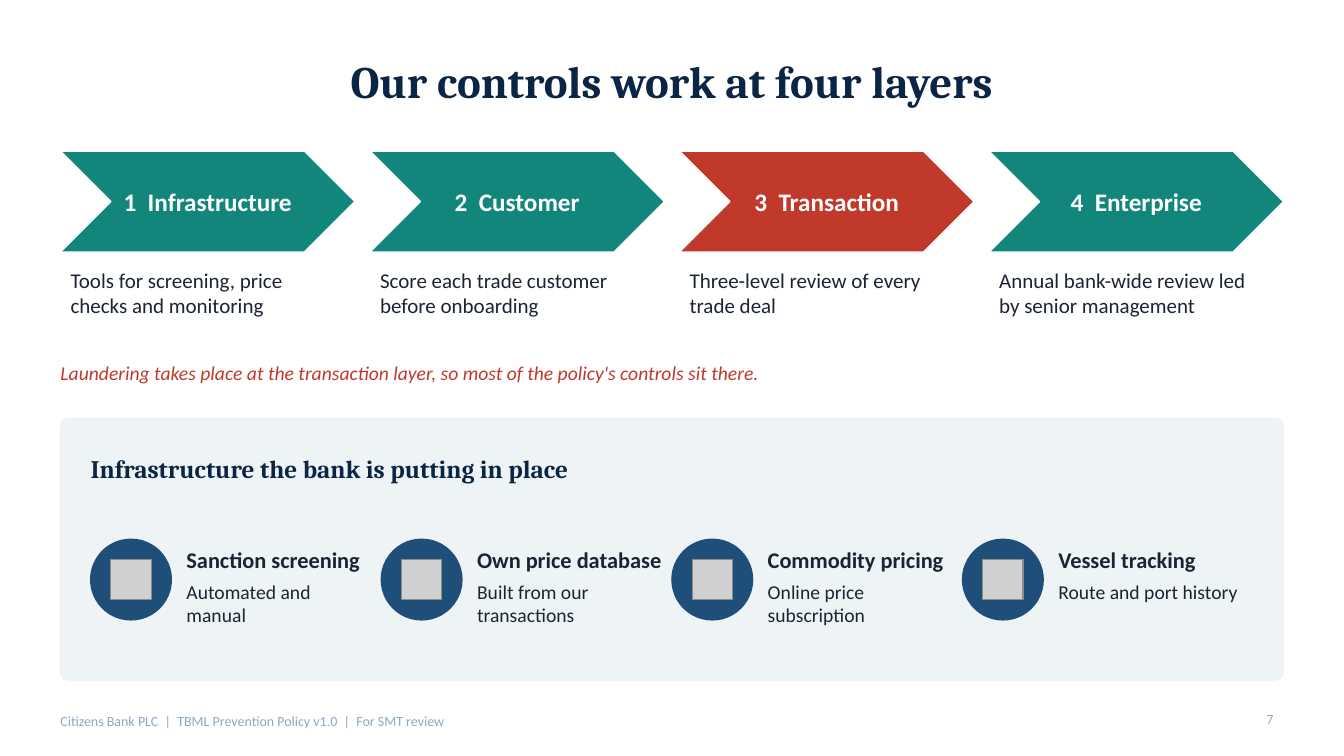
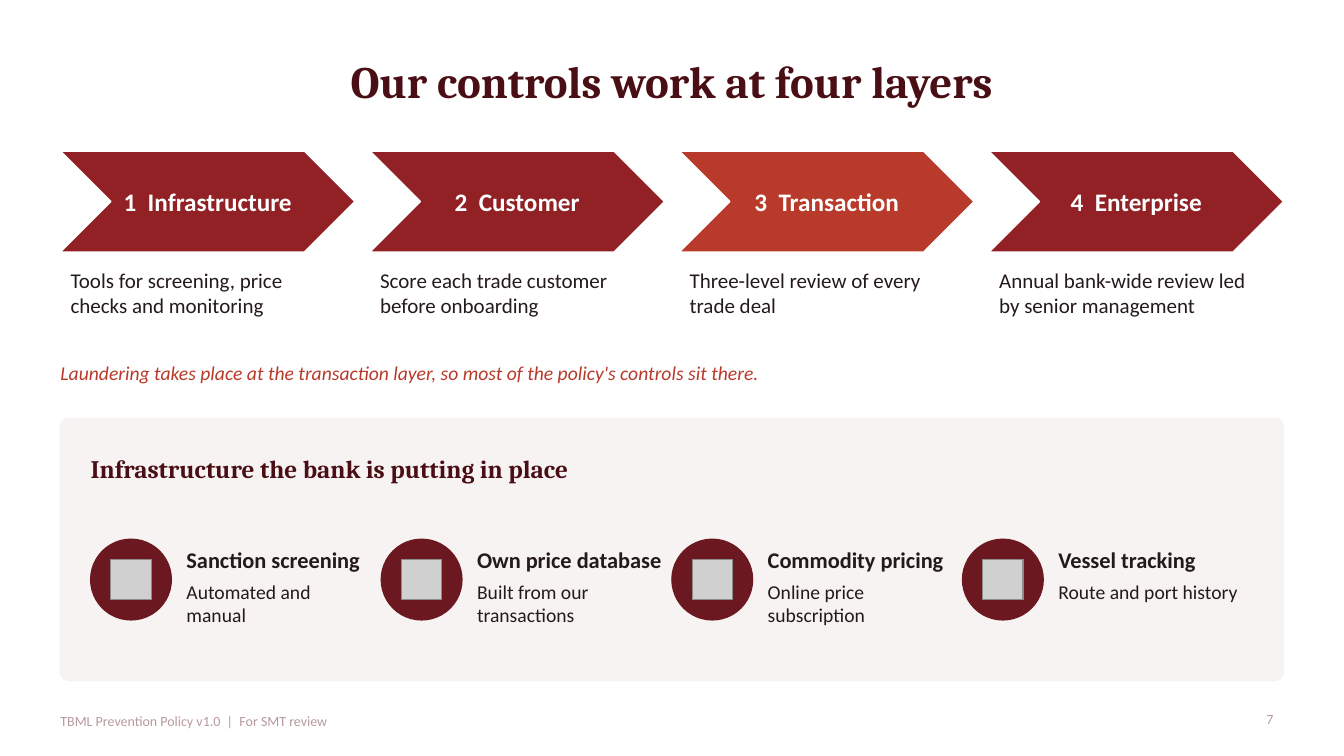
Before and after one commit to Subroto92/Code-check, a slide deck: slide 7 of TBML_Policy_SMT_Presentation.pptx. Drawn at 1344x756 pixels with LibreOffice and Linux fonts; fonts in the diff are those of the drawing; grey boxes stand for pictures; background and template pictures are left out. Boxes give left, top, right and bottom in pixels: in the first picture for what was removed or moved away, otherwise in the second. Text is boxed around its words. In the diff, an @@ line names an element or a change of style, - is before the commit and + after.

```diff
--- a/TBML_Policy_SMT_Presentation.pptx
+++ b/TBML_Policy_SMT_Presentation.pptx
@@ title "Our controls work at four ..." at bbox=[351, 66, 992, 108]: text colour #0B2545 to #4A0E15 @@
@@ fill #13867C to #912125 in 3 elements at bbox=[60, 151, 355, 252], bbox=[370, 151, 664, 252], bbox=[989, 151, 1284, 252] @@
@@ rounded rectangle at bbox=[60, 418, 1284, 681]: fill #EEF4F5 to #F7F3F2; outline #EEF4F5 1 pt to #F7F3F2 1 pt @@
@@ text "Infrastructure the bank is putting ..." at bbox=[91, 460, 568, 484]: text colour #0B2545 to #4A0E15 @@
@@ fill #1F4E79 to #6B1820; outline #1F4E79 1 pt to #6B1820 1 pt in 4 elements at bbox=[91, 539, 171, 620], bbox=[381, 539, 462, 620], bbox=[673, 539, 753, 620], bbox=[963, 539, 1044, 620] @@
@@ text colour #1B2433 to #241A1C in 12 elements at bbox=[71, 273, 282, 317], bbox=[380, 273, 607, 317], bbox=[690, 273, 920, 313], bbox=[999, 273, 1245, 317], bbox=[186, 552, 359, 572], bbox=[186, 585, 311, 622], bbox=[477, 552, 662, 572], bbox=[477, 585, 588, 622], bbox=[768, 552, 944, 572], bbox=[768, 585, 865, 625], bbox=[1058, 552, 1195, 572], bbox=[1058, 585, 1238, 602] @@
@@ text at bbox=[60, 716, 327, 728]: text changed; text colour #8DA9C4 to #B89A9D @@
-Citizens Bank PLC | TBML Prevention Policy v1.0 | For SMT review
+TBML Prevention Policy v1.0 | For SMT review
@@ page number at bbox=[1266, 715, 1273, 724]: text colour #8DA9C4 to #B89A9D @@
```
Also in this commit, not shown: 11 other slides changed.
